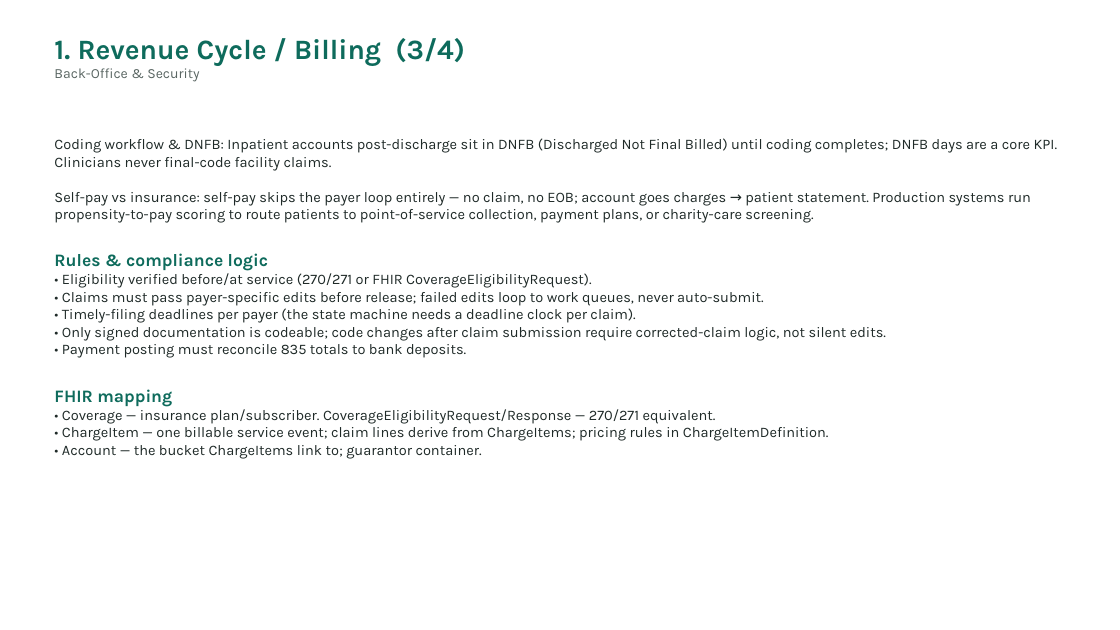
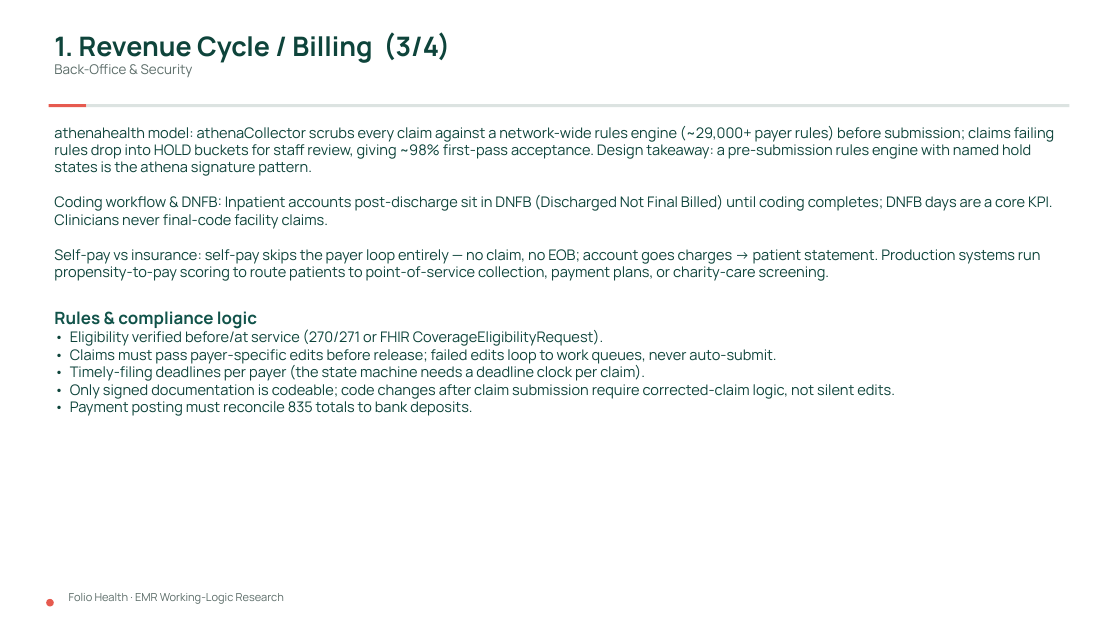
Before and after one commit to Folio-Health/Folio-Health-prototype, a slide deck: slide 41 of folio-health/docs/research/EMR-Working-Logic-Research.pptx (slide 39 before the commit). Drawn at 1120x630 pixels with LibreOffice and Linux fonts; fonts in the diff are those of the drawing. Boxes give left, top, right and bottom in pixels: in the first picture for what was removed or moved away, otherwise in the second. Text is boxed around its words. In the diff, an @@ line names an element or a change of style, - is before the commit and + after.

```diff
--- a/folio-health/docs/research/EMR-Working-Logic-Research.pptx
+++ b/folio-health/docs/research/EMR-Working-Logic-Research.pptx
@@ text "1. Revenue Cycle / Billing ..." at box(54, 32, 450, 77): size 24 to 23 pt, text colour #0E6B5C to #0E443B in "1. Revenue Cycle / Billing (3/4)"; font Karla to Manrope; size 12 to 11.5 pt, text colour #5A6663 to #5C6D69 in "Back-Office & Security" @@
@@ rectangle added at box(49, 104, 87, 108), fill #E65A4F @@
@@ rectangle added at box(87, 104, 1070, 108), fill #DCE3E1 @@
@@ text at box(54, 126, 1054, 176): paragraph added @@
+athenahealth model: athenaCollector scrubs every claim against a network-wide rules engine (~29,000+ payer rules) before submission; claims failing rules drop into HOLD buckets for staff review, giving ~98% first-pass acceptance. Design takeaway: a pre-submission rules engine with named hold states is the athena signature pattern.
@@ text at box(54, 195, 1053, 416): font Karla to Manrope in "Coding workflow & DNFB: Inpatient accounts post-discharge ...", "Self-pay vs insurance: self-pay skips the payer ...", "Rules & compliance logic", "• Eligibility verified before/at service (270/271 or ..." and 4 more places; text colour #1F2A28 to #0E443B in "Coding workflow & DNFB: Inpatient accounts post-discharge ...", "Self-pay vs insurance: self-pay skips the payer ...", "• Eligibility verified before/at service (270/271 or ...", "• Claims must pass payer-specific edits before ..." and 3 more places; size 15 to 14.5 pt, text colour #0E6B5C to #11534A in "Rules & compliance logic" @@
@@ text at box(54, 389, 829, 459): paragraphs removed @@
-FHIR mapping
-• Coverage — insurance plan/subscriber. CoverageEligibilityRequest/Response — 270/271 equivalent.
-• ChargeItem — one billable service event; claim lines derive from ChargeItems; pricing rules in ChargeItemDefinition.
-• Account — the bucket ChargeItems link to; guarantor container.
@@ ellipse added at box(46, 599, 54, 607), fill #E65A4F @@
@@ text added at box(69, 593, 284, 604), 9.5 pt, text #5C6D69 @@
+Folio Health · EMR Working-Logic Research
```
Also in this commit, not shown: 53 other slides changed, 3 slides added, 2 other files.
